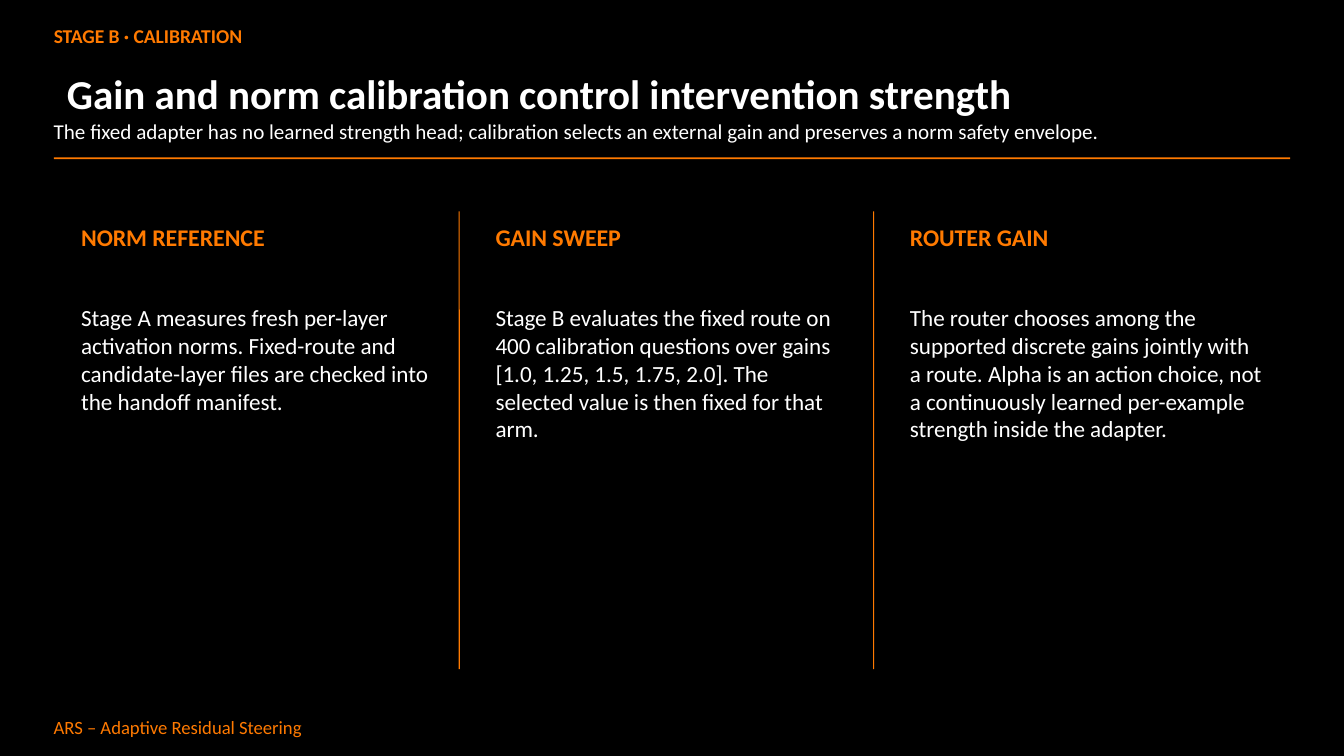
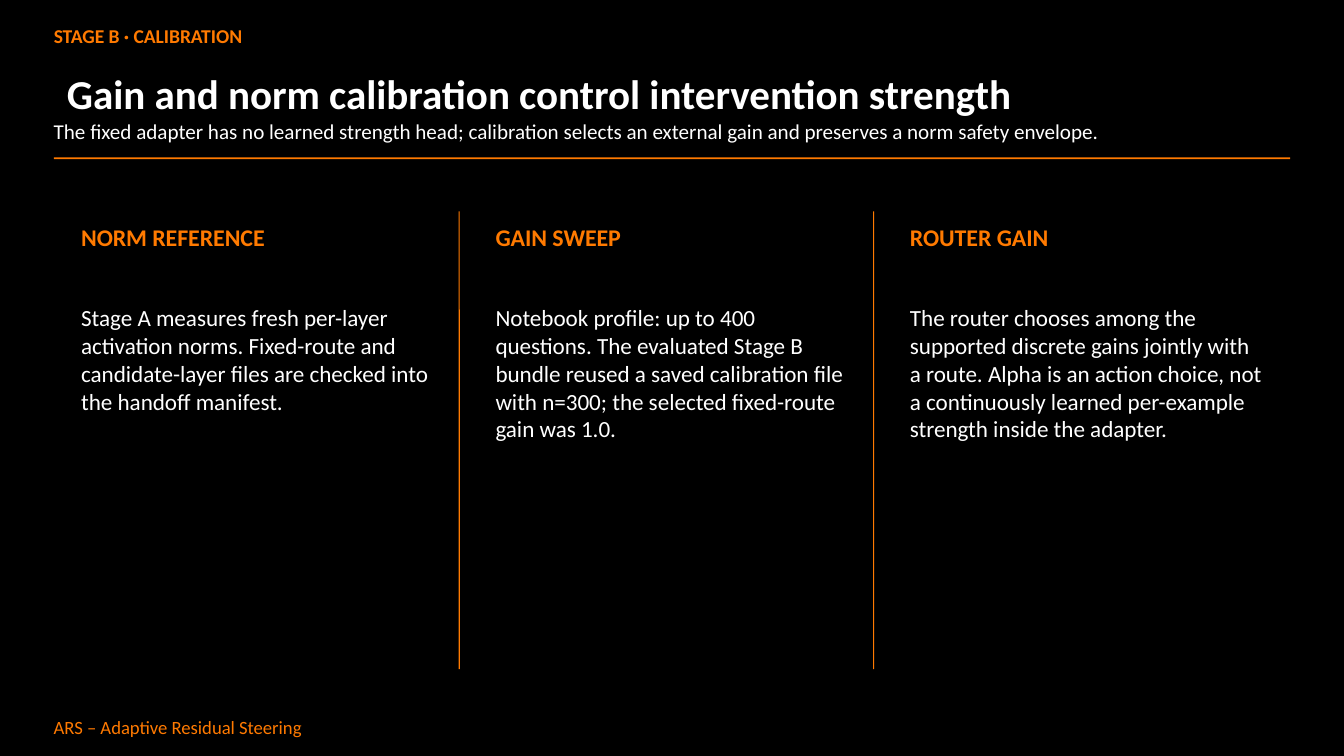
Before and after one commit to Abdullah182155/adaptive-residual-steering, a slide deck: slide 17 of ARS_Research_Presentation.pptx. Drawn at 1344x756 pixels with LibreOffice and Linux fonts; fonts in the diff are those of the drawing. Boxes give left, top, right and bottom in pixels: in the first picture for what was removed or moved away, otherwise in the second. Text is boxed around its words. In the diff, an @@ line names an element or a change of style, - is before the commit and + after.

```diff
--- a/ARS_Research_Presentation.pptx
+++ b/ARS_Research_Presentation.pptx
@@ text at (496,310,843,441): text changed @@
-Stage B evaluates the fixed route on 400 calibration questions over gains [1.0, 1.25, 1.5, 1.75, 2.0]. The selected value is then fixed for that arm.
+Notebook profile: up to 400 questions. The evaluated Stage B bundle reused a saved calibration file with n=300; the selected fixed-route gain was 1.0.
```
Also in this commit, not shown: 7 other slides changed, 15 slides added, 9 slides removed, 12 other files.
